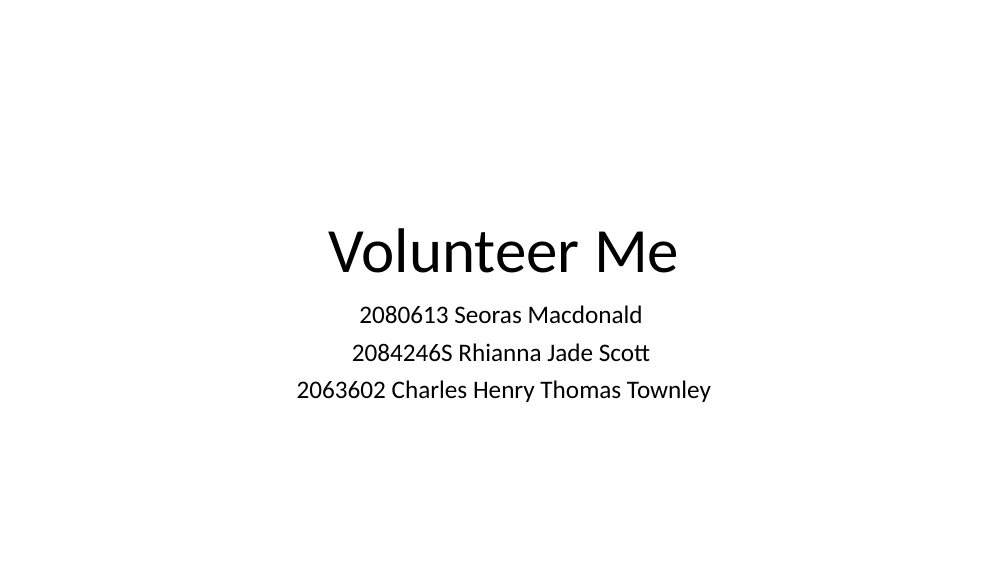
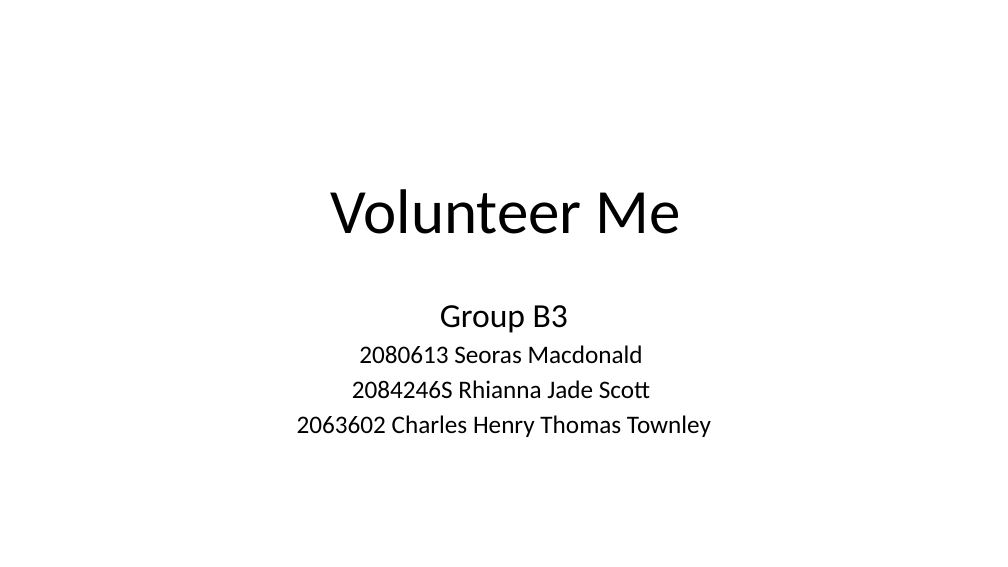
Before and after one commit to 2084246S/VolunteerMe, a slide deck: slide 1 of Volunteer Me.pptx. Drawn at 1008x567 pixels with LibreOffice and Linux fonts; fonts in the diff are those of the drawing. Boxes give left, top, right and bottom in pixels: in the first picture for what was removed or moved away, otherwise in the second. Text is boxed around its words. In the diff, an @@ line names an element or a change of style, - is before the commit and + after.

```diff
--- a/Volunteer Me.pptx
+++ b/Volunteer Me.pptx
@@ title "Volunteer Me": place and size @@
-title "Volunteer Me" at (329,228,679,273)
+title "Volunteer Me" at (330,189,681,234)
@@ subtitle at (440,305,568,333): paragraph added @@
+Group B3
@@ subtitle at (297,345,711,437): line spacing 0.9 to 0.8 @@
```
Also in this commit, not shown: 5 other slides changed, 6 slides added, 4 slides removed.
